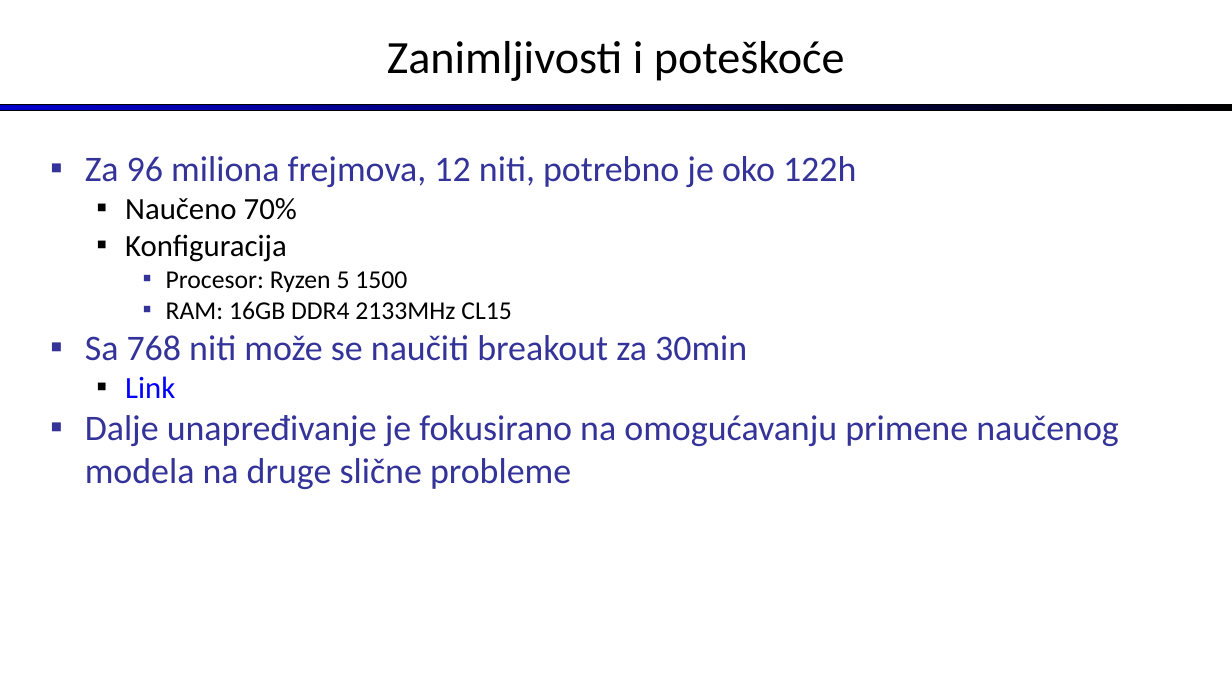
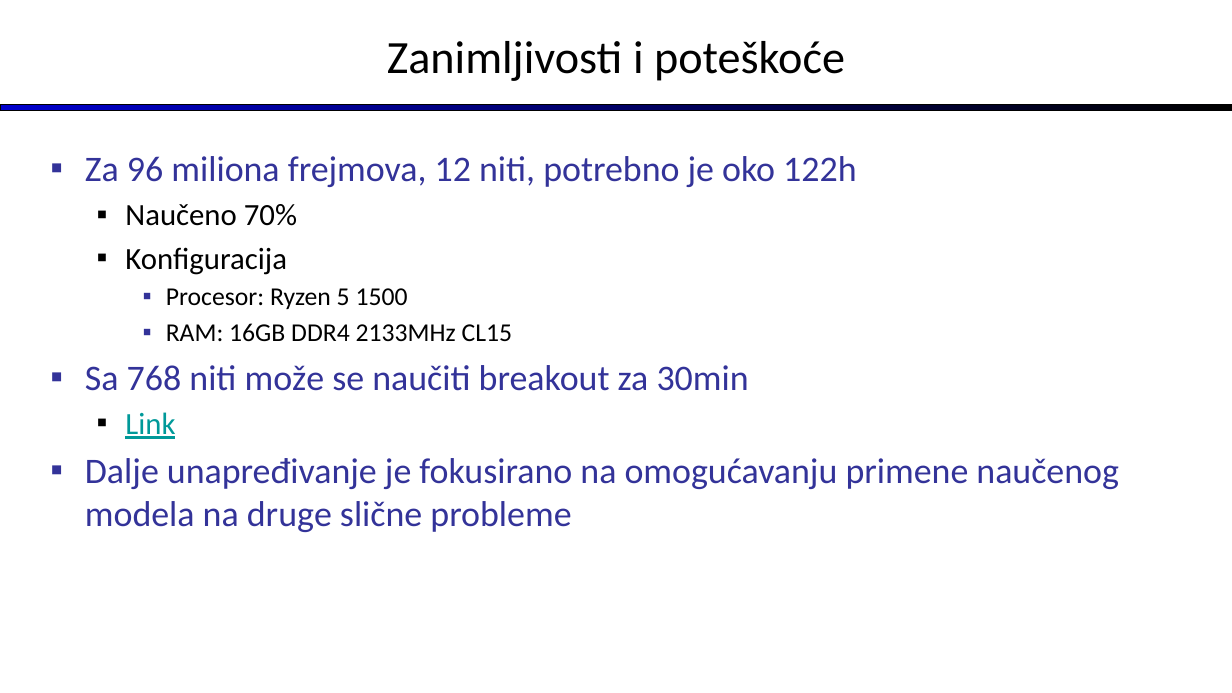
Before and after one commit to ozzy80/asynchronous_reinforcement_learning, a slide deck: slide 24 of prezentacija - skraceno.pptx. Drawn at 1232x693 pixels with LibreOffice and Linux fonts; fonts in the diff are those of the drawing. Boxes give left, top, right and bottom in pixels: in the first picture for what was removed or moved away, otherwise in the second. Text is boxed around its words. In the diff, an @@ line names an element or a change of style, - is before the commit and + after.

```diff
--- a/prezentacija - skraceno.pptx
+++ b/prezentacija - skraceno.pptx
@@ text "Za 96 miliona frejmova, 12 ..." at (85, 156, 1119, 532): text colour #0000FF to #009999 in "Link"; more space between paragraphs @@
```
Also in this commit, not shown: 23 other slides changed, 1 other file.
